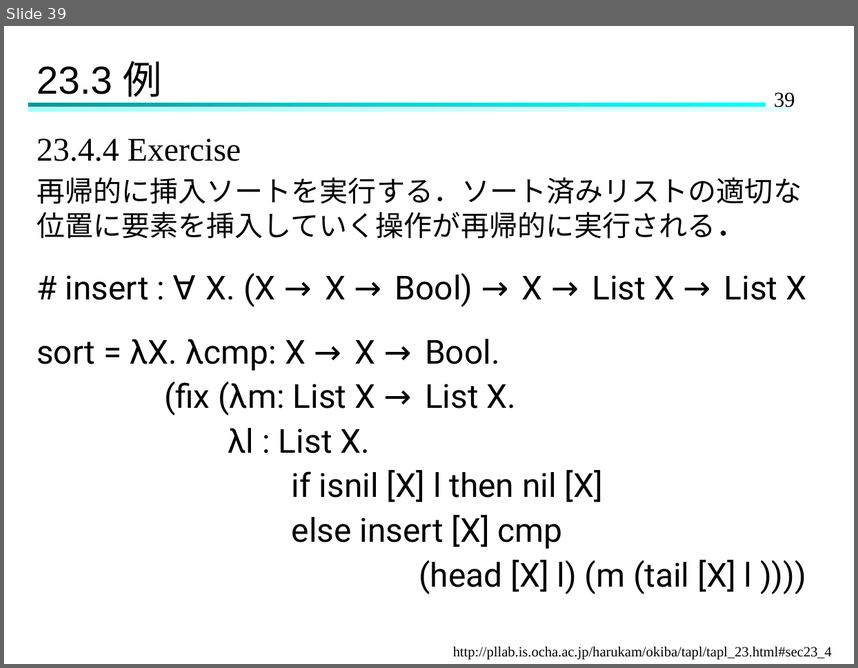
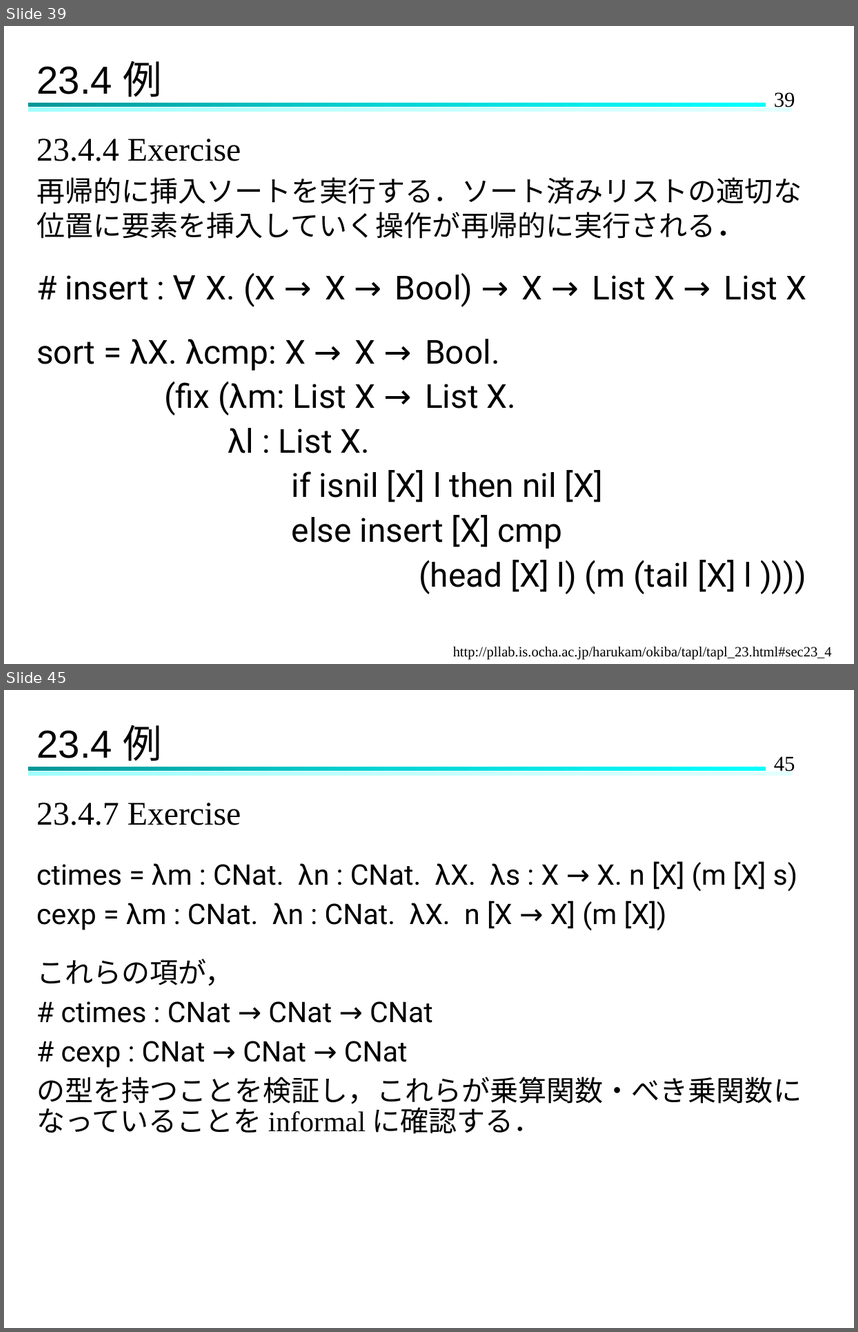
Before and after one commit to Hinata-Mikami/HinataMikami, a slide deck: 研究室関連/TAPL/TAPL-23.pptx. Shown one above the other, each under a label of ours: slide 39 before the commit, slides 39 and 45 after it; the slides between them are not shown. The pictures are 858x668 and 858x1332 pixels, drawn with LibreOffice and Linux fonts; fonts in the diff are those of the drawing. Boxes give left, top, right and bottom in pixels: in the first picture for what was removed or moved away, otherwise in the second. Text is boxed around its words. In the diff, an @@ line names an element or a change of style, - is before the commit and + after.

```diff
--- a/研究室関連/TAPL/TAPL-23.pptx
+++ b/研究室関連/TAPL/TAPL-23.pptx
@@ slide 45 added at (4, 690, 854, 1328), background #FFFFFF; not listed: 3 template elements that a slide beside it also shows @@
@@ title added at (36, 725, 162, 768), 33 pt, text #000000 @@
+23.4 例
@@ text added at (36, 802, 802, 1134), 24 pt, text #000000 @@
+23.4.7 Exercise
+ctimes = λm : CNat. λn : CNat. λX. λs : X → X. n [X] (m [X] s)
+cexp = λm : CNat. λn : CNat. λX. n [X → X] (m [X])
+これらの項が，
+# ctimes : CNat → CNat → CNat
+# cexp : CNat → CNat → CNat
+の型を持つことを検証し，これらが乗算関数・べき乗関数になっていることを informal に確認する．
@@ slide 39 changed as well @@
@@ title at (36, 61, 162, 104): text changed @@
-23.3 例
+23.4 例
```
Also in this commit, not shown: 15 other slides changed, 10 other slides added.
